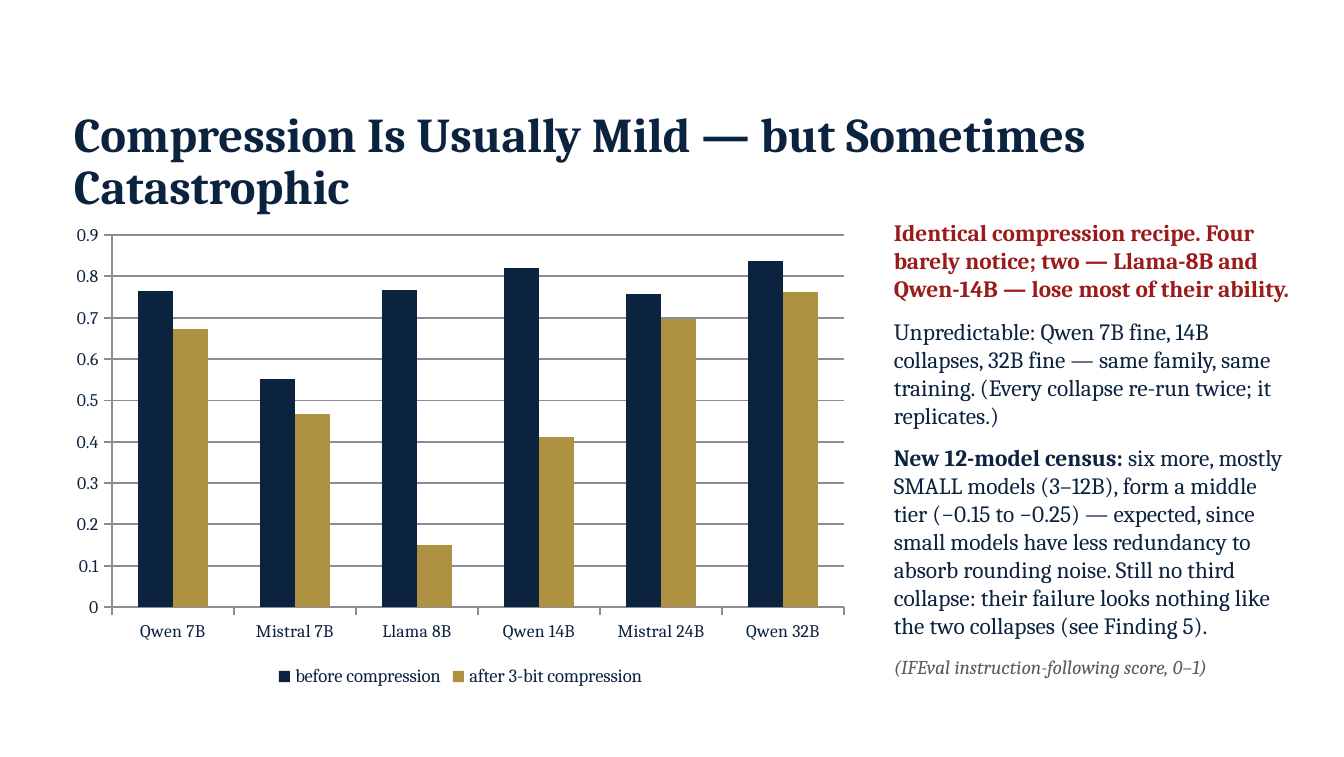
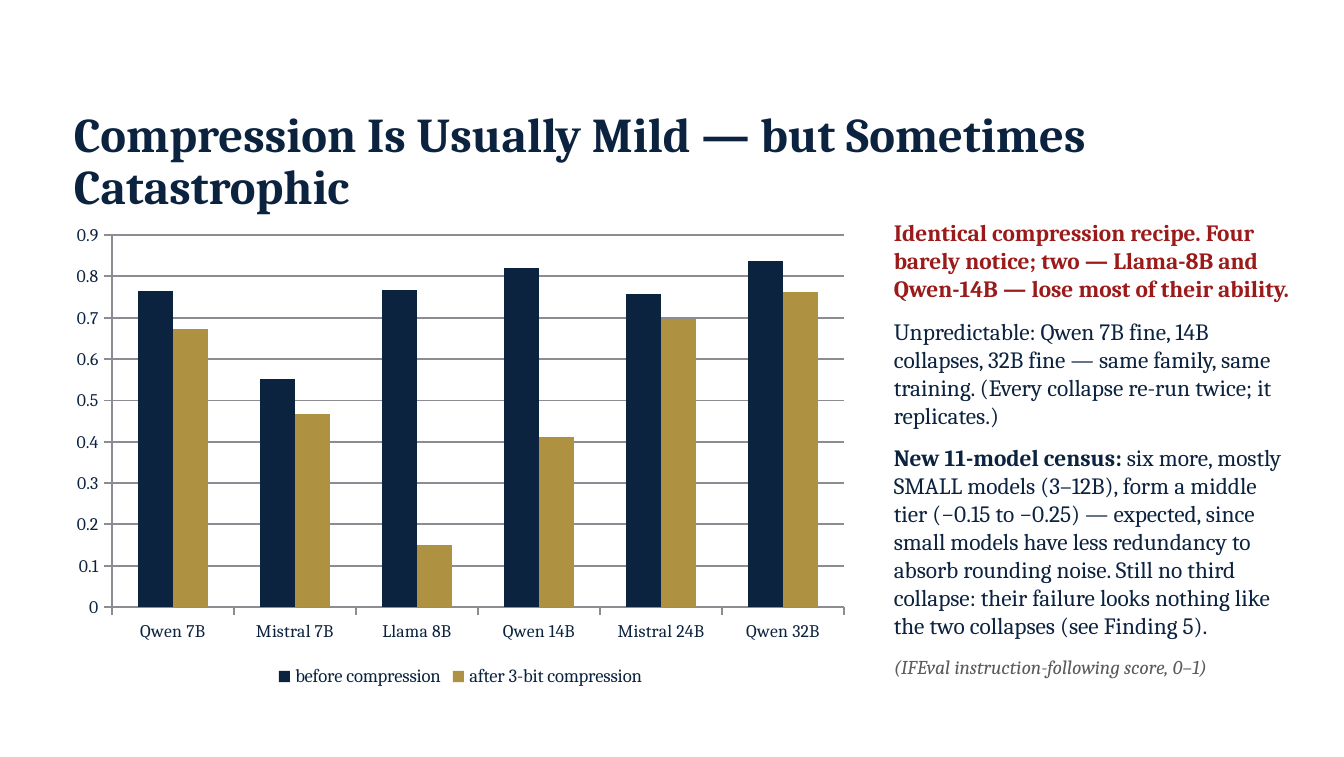
Before and after one commit to JiahaoZheng24/Instruction-Following-Attention-Head-Sensitive, a slide deck: slide 3 of paper/IFH_advisor_update_2026-09-03.pptx. Drawn at 1344x757 pixels with LibreOffice and Linux fonts; fonts in the diff are those of the drawing; background and template pictures are left out. Boxes give left, top, right and bottom in pixels: in the first picture for what was removed or moved away, otherwise in the second. Text is boxed around its words. In the diff, an @@ line names an element or a change of style, - is before the commit and + after.

```diff
--- a/paper/IFH_advisor_update_2026-09-03.pptx
+++ b/paper/IFH_advisor_update_2026-09-03.pptx
@@ text at bbox=[894, 450, 1281, 639]: text changed @@
-New 12-model census: six more, mostly SMALL models (3–12B), form a middle tier (−0.15 to −0.25) — expected, since small models have less redundancy to absorb rounding noise. Still no third collapse: their failure looks nothing like the two collapses (see Finding 5).
+New 11-model census: six more, mostly SMALL models (3–12B), form a middle tier (−0.15 to −0.25) — expected, since small models have less redundancy to absorb rounding noise. Still no third collapse: their failure looks nothing like the two collapses (see Finding 5).
```
Also in this commit, not shown: 4 other slides changed, 1 other file.
